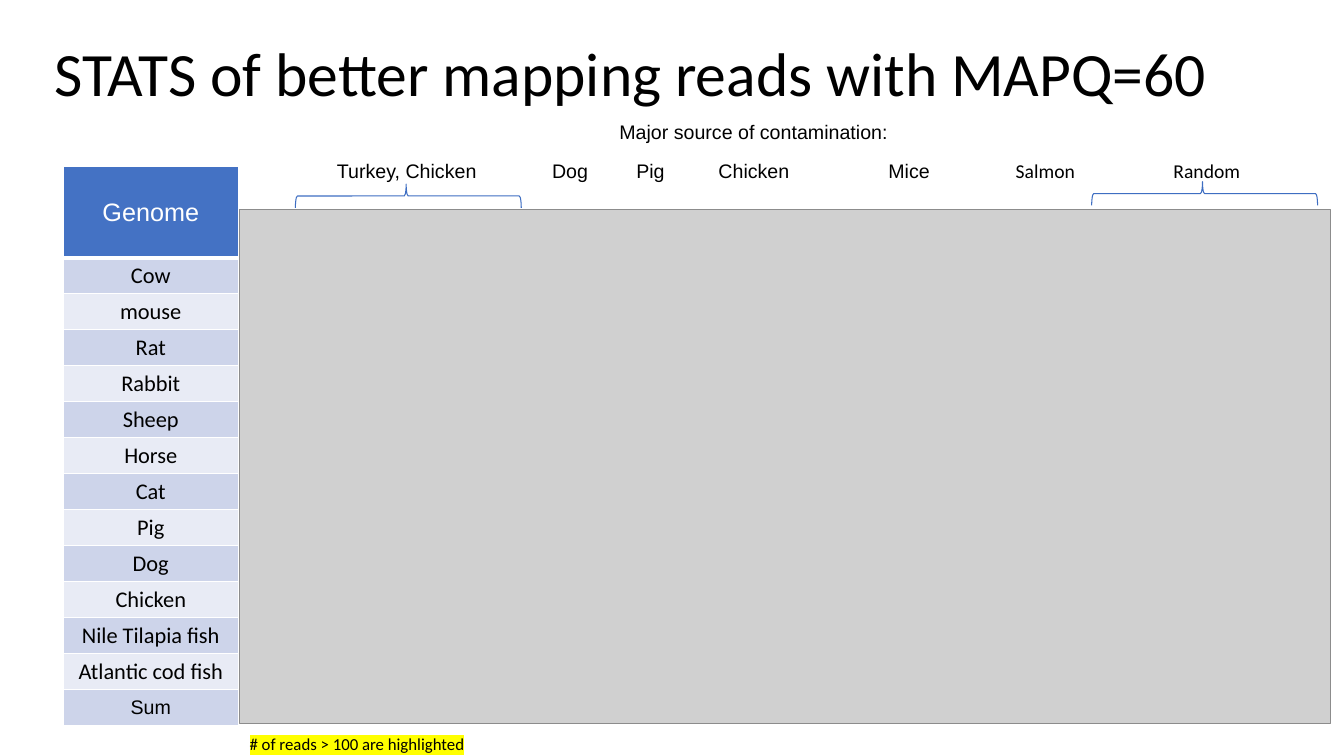
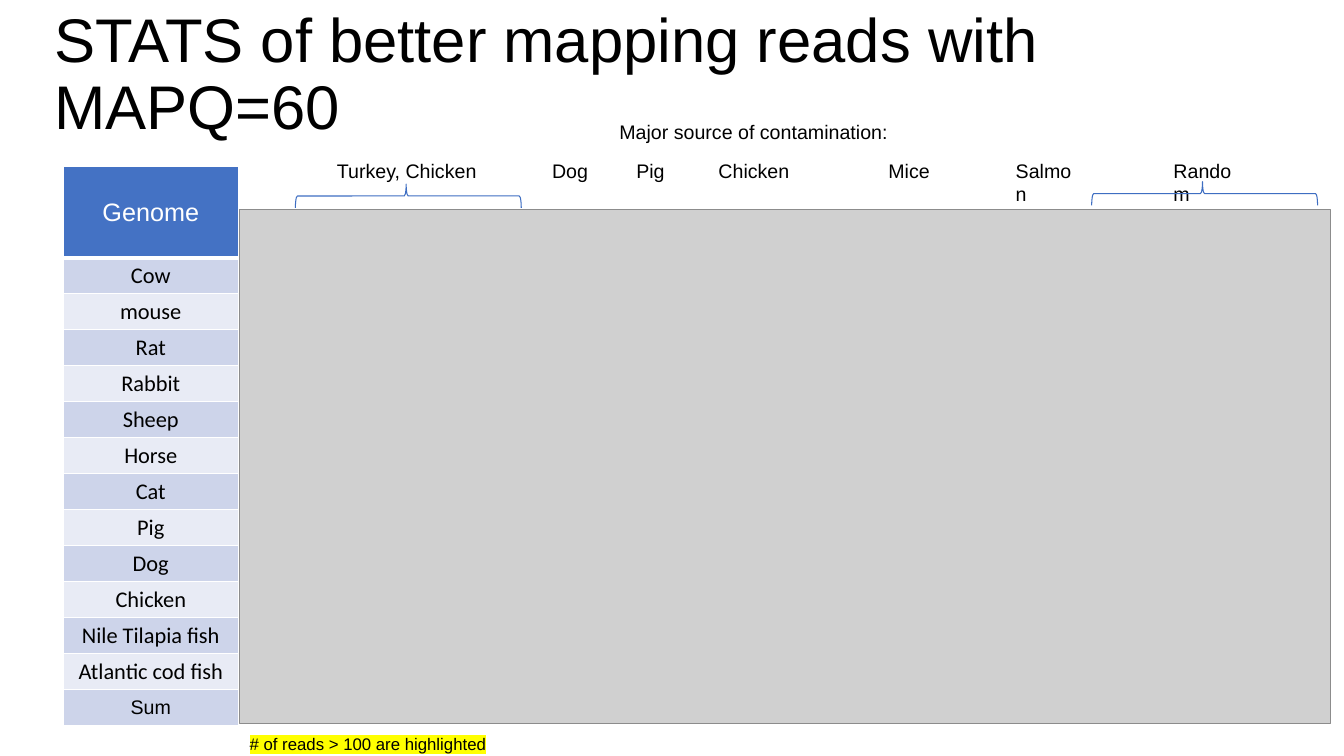
Before and after one commit to gh-xili/gh-xili, a slide deck: slide 4 of Progress_report/Ravi/Non_hg_contimination_XIANGLI_07072021.pptx. Drawn at 1344x756 pixels with LibreOffice and Linux fonts; fonts in the diff are those of the drawing; grey boxes stand for pictures. Boxes give left, top, right and bottom in pixels: in the first picture for what was removed or moved away, otherwise in the second. Text is boxed around its words. In the diff, an @@ line names an element or a change of style, - is before the commit and + after.

```diff
--- a/Progress_report/Ravi/Non_hg_contimination_XIANGLI_07072021.pptx
+++ b/Progress_report/Ravi/Non_hg_contimination_XIANGLI_07072021.pptx
@@ font Calibri to Arial in 4 elements at (55, 17, 1037, 141), (264, 738, 486, 754), (1164, 153, 1251, 211), (1006, 154, 1086, 212) @@
```
Also in this commit, not shown: 8 other slides changed, 10 other files.
